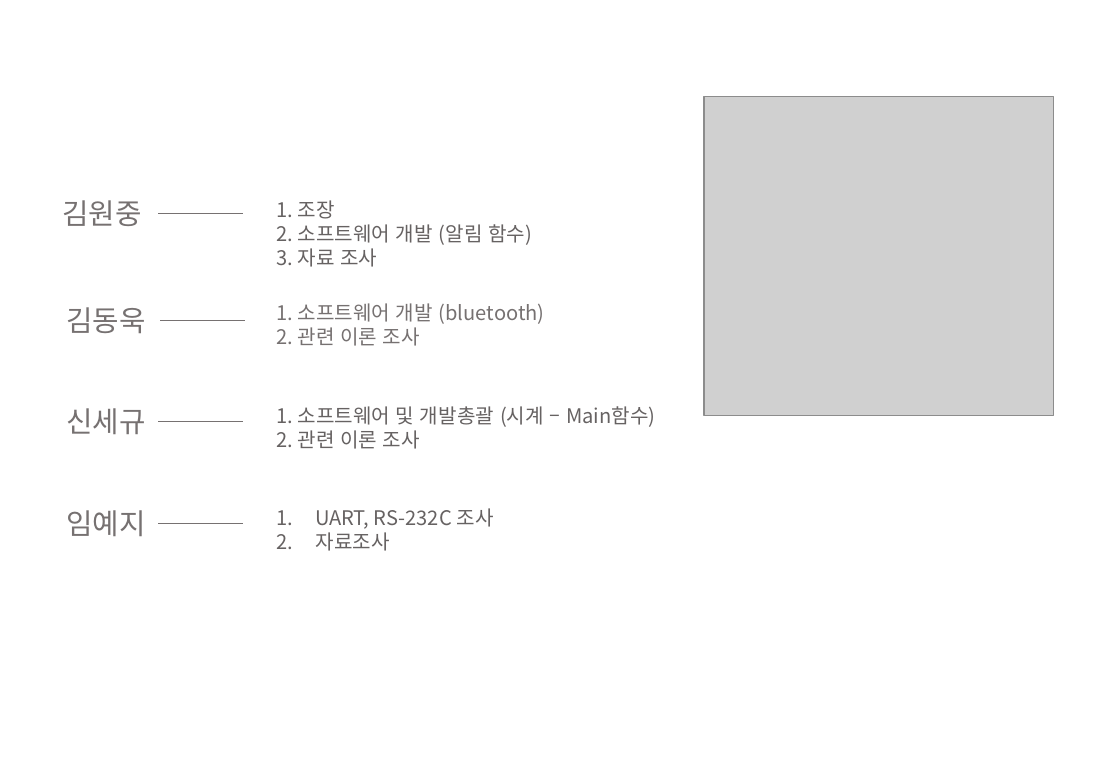
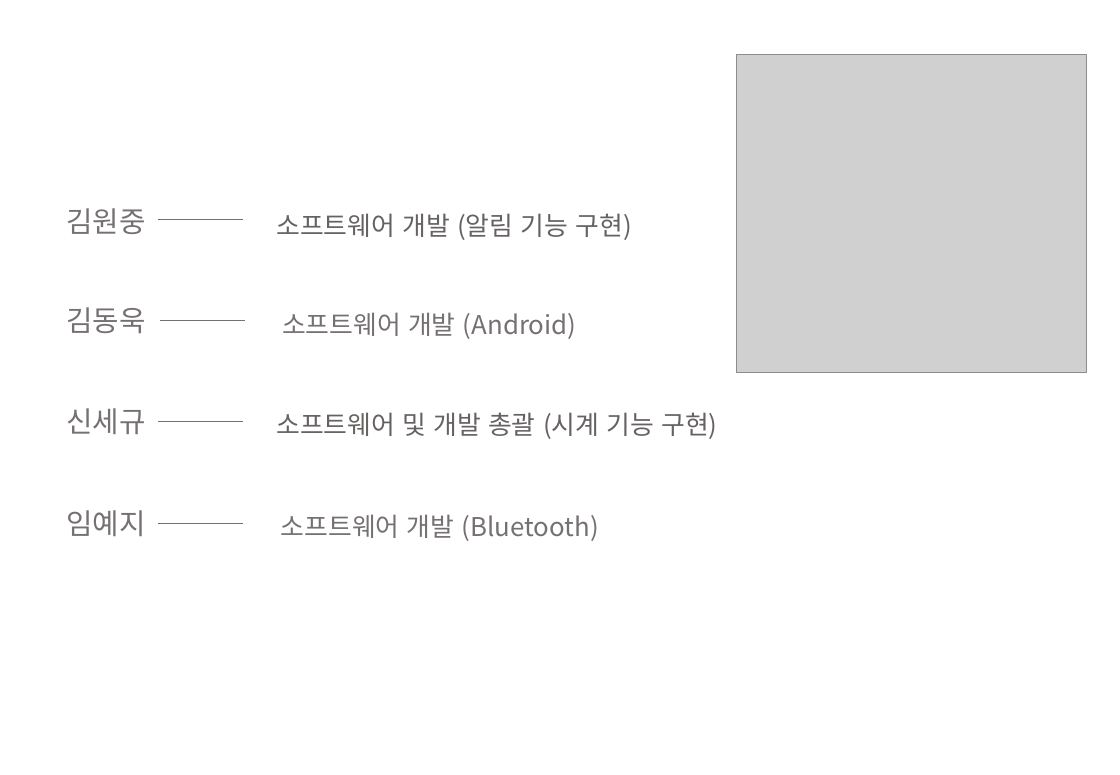
Before and after one commit to SekyuShin/FinalProject_saveFile, a slide deck: slide 3 of VHDL/2주차/18.11.07 - 디시설(김동욱).pptx. Drawn at 1120x775 pixels with LibreOffice and Linux fonts; fonts in the diff are those of the drawing; grey boxes stand for pictures; background and template pictures are left out. Boxes give left, top, right and bottom in pixels: in the first picture for what was removed or moved away, otherwise in the second. Text is boxed around its words. In the diff, an @@ line names an element or a change of style, - is before the commit and + after.

```diff
--- a/VHDL/2주차/18.11.07 - 디시설(김동욱).pptx
+++ b/VHDL/2주차/18.11.07 - 디시설(김동욱).pptx
@@ picture: place and size @@
-picture at (704,97,1054,416)
+picture at (737,55,1087,373)
@@ text "김원중": place and size @@
-text "김원중" at (62,200,141,226)
+text "김원중" at (66,208,145,234)
@@ line moved from (158, 214) - (243, 214) to (158, 219) - (243, 219) @@
@@ text at (276,213,632,240): text changed; size 14 to 18 pt @@
-1. 조장
-2. 소프트웨어 개발 (알림 함수)
-3. 자료 조사
+소프트웨어 개발 (알림 기능 구현)
@@ text at (282,312,576,339): text changed; size 14 to 18 pt @@
-1. 소프트웨어 개발 (bluetooth)
-2. 관련 이론 조사
+소프트웨어 개발 (Android)
@@ text at (276,412,717,439): text changed; size 14 to 18 pt @@
-1. 소프트웨어 및 개발총괄 (시계 – Main함수)
-2. 관련 이론 조사
+소프트웨어 및 개발 총괄 (시계 기능 구현)
@@ text at (281,514,599,541): text changed; size 14 to 18 pt; text colour #666262 to #767171 @@
-1. UART, RS-232C 조사
-2. 자료조사
+소프트웨어 개발 (Bluetooth)
```
Also in this commit, not shown: 7 other slides changed, 6 slides added, 4 slides removed, 7 other files.
